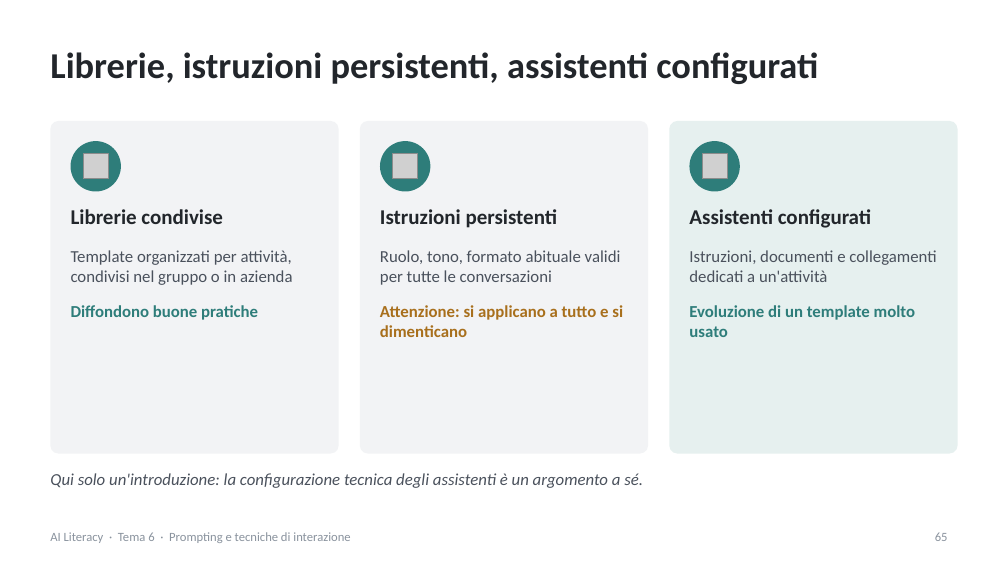
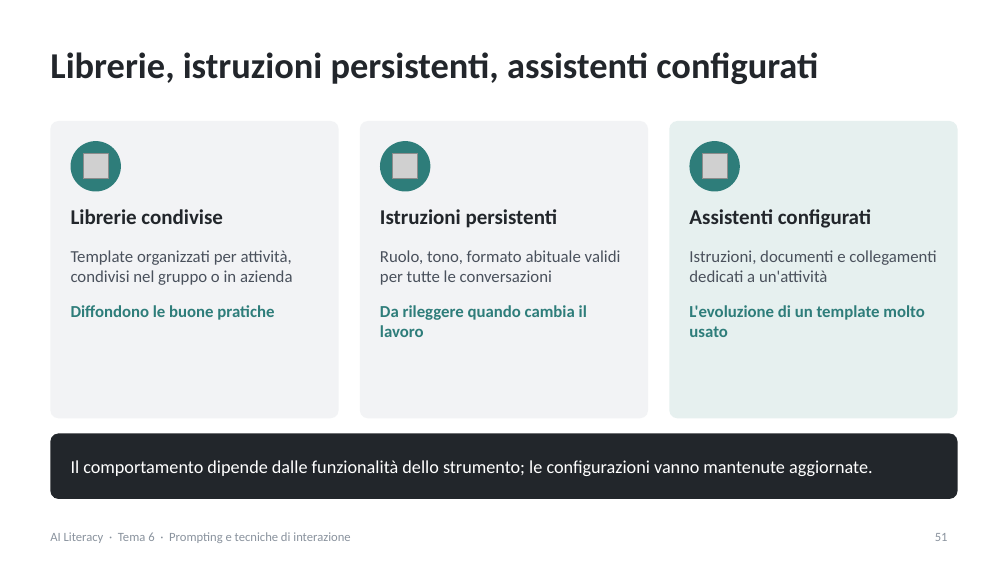
Before and after one commit to NetAi-IT/Formazione-AI-Literacy-Official, a slide deck: slide 51 of Base/Tema6_Prompting_tecniche_interazione.pptx (slide 65 before the commit). Drawn at 1008x567 pixels with LibreOffice and Linux fonts; fonts in the diff are those of the drawing; grey boxes stand for pictures. Boxes give left, top, right and bottom in pixels: in the first picture for what was removed or moved away, otherwise in the second. Text is boxed around its words. In the diff, an @@ line names an element or a change of style, - is before the commit and + after.

```diff
--- a/Base/Tema6_Prompting_tecniche_interazione.pptx
+++ b/Base/Tema6_Prompting_tecniche_interazione.pptx
@@ rounded rectangle: place and size @@
-rounded rectangle at [50, 121, 339, 454]
+rounded rectangle at [50, 121, 339, 418]
@@ rounded rectangle: place and size @@
-rounded rectangle at [360, 121, 648, 454]
+rounded rectangle at [360, 121, 648, 418]
@@ rounded rectangle: place and size @@
-rounded rectangle at [669, 121, 958, 454]
+rounded rectangle at [669, 121, 958, 418]
@@ text at [71, 305, 274, 320]: text changed @@
-Diffondono buone pratiche
+Diffondono le buone pratiche
@@ text at [380, 305, 587, 337]: text changed; text colour #A86F1C to #2E7D7A @@
-Attenzione: si applicano a tutto e si dimenticano
+Da rileggere quando cambia il lavoro
@@ text at [689, 305, 924, 337]: text changed @@
-Evoluzione di un template molto usato
+L'evoluzione di un template molto usato
@@ rounded rectangle: place and size @@
-rounded rectangle at [50, 473, 643, 488]
+rounded rectangle at [50, 433, 958, 499]
@@ rounded rectangle at [50, 433, 958, 499]: fill none to #22262B @@
@@ text in rounded rectangle at [50, 473, 643, 488]: text removed @@
-Qui solo un'introduzione: la configurazione tecnica degli assistenti è un argomento a sé.
@@ text added at [71, 460, 873, 476], 13 pt, text #FFFFFF @@
+Il comportamento dipende dalle funzionalità dello strumento; le configurazioni vanno mantenute aggiornate.
@@ page number at [935, 533, 948, 541]: text changed @@
-65
+51
```
Also in this commit, not shown: 37 other slides changed, 11 slides added, 28 slides removed, 11 other files.
